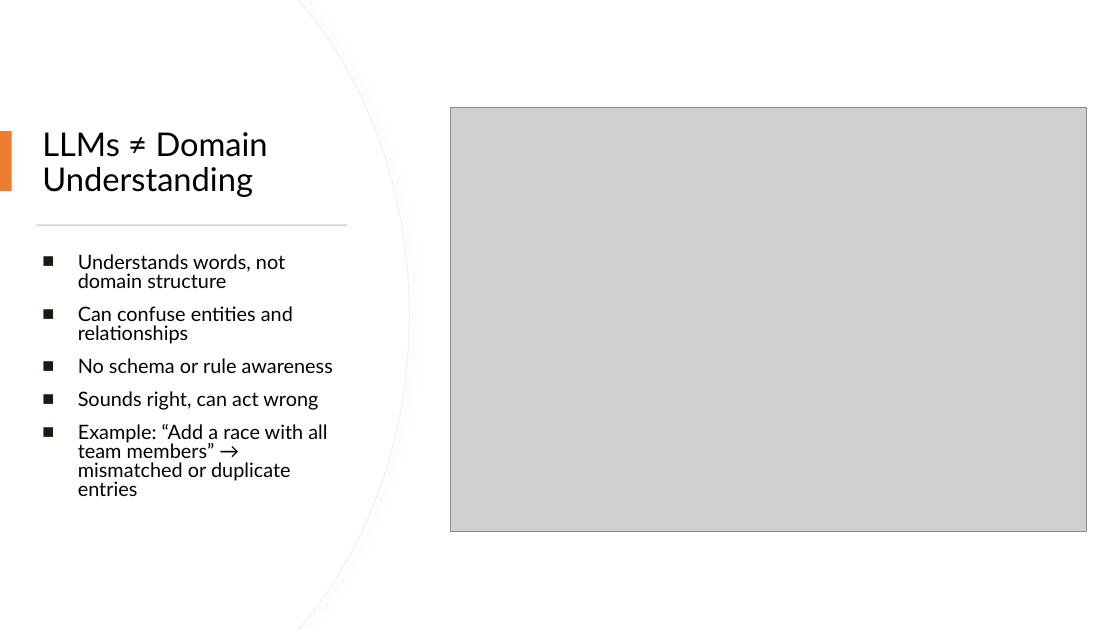
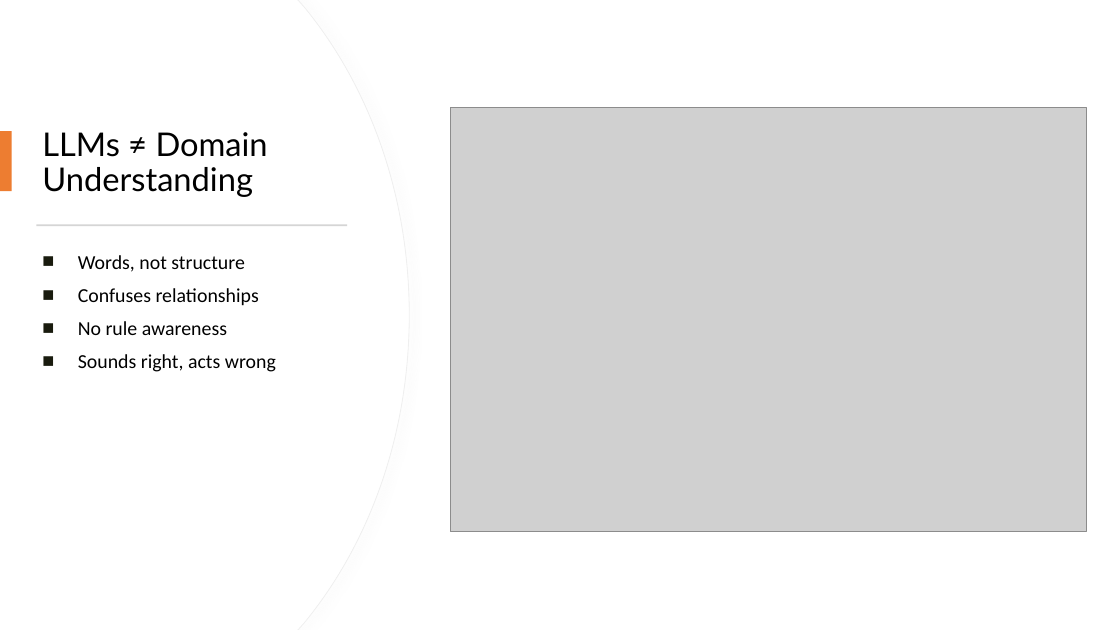
Before and after one commit to krinara86/llm_dsl_validator, a slide deck: slide 7 of misc/langdev2025/Making DSLs conversable.pptx (slide 6 before the commit). Drawn at 1120x630 pixels with LibreOffice and Linux fonts; fonts in the diff are those of the drawing; grey boxes stand for pictures. Boxes give left, top, right and bottom in pixels: in the first picture for what was removed or moved away, otherwise in the second. Text is boxed around its words. In the diff, an @@ line names an element or a change of style, - is before the commit and + after.

```diff
--- a/misc/langdev2025/Making DSLs conversable.pptx
+++ b/misc/langdev2025/Making DSLs conversable.pptx
@@ text at (78,255,276,372): text changed; font Lato to Calibri @@
-■ Understands words, not domain structure
-■ Can confuse entities and relationships
-■ No schema or rule awareness
-■ Sounds right, can act wrong
-■ Example: “Add a race with all team members” → mismatched or duplicate entries
+■ Words, not structure
+■ Confuses relationships
+■ No rule awareness
+■ Sounds right, acts wrong
```
Also in this commit, not shown: 6 other slides changed, 2 slides added, 1 slide removed, 1 other file.
